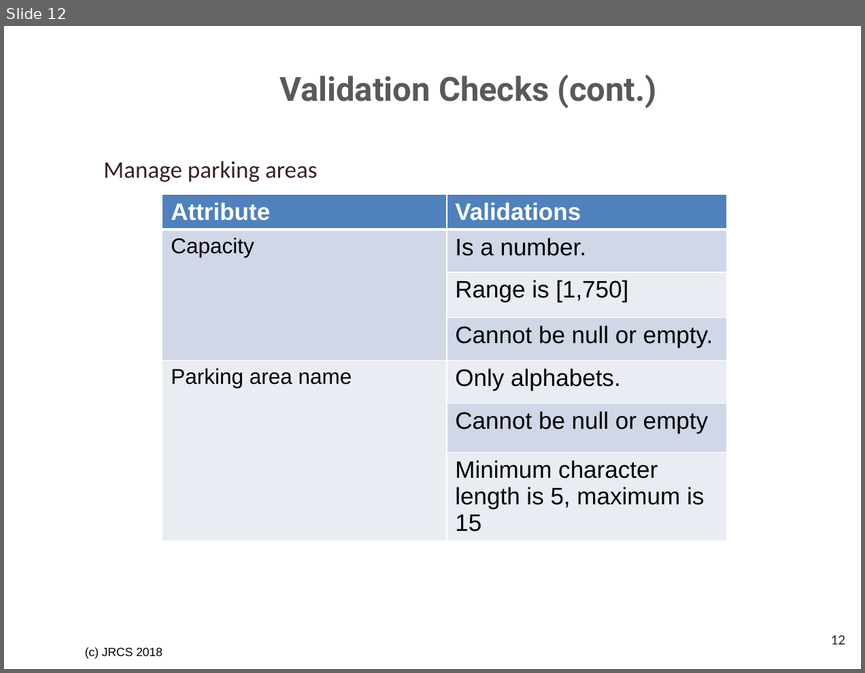
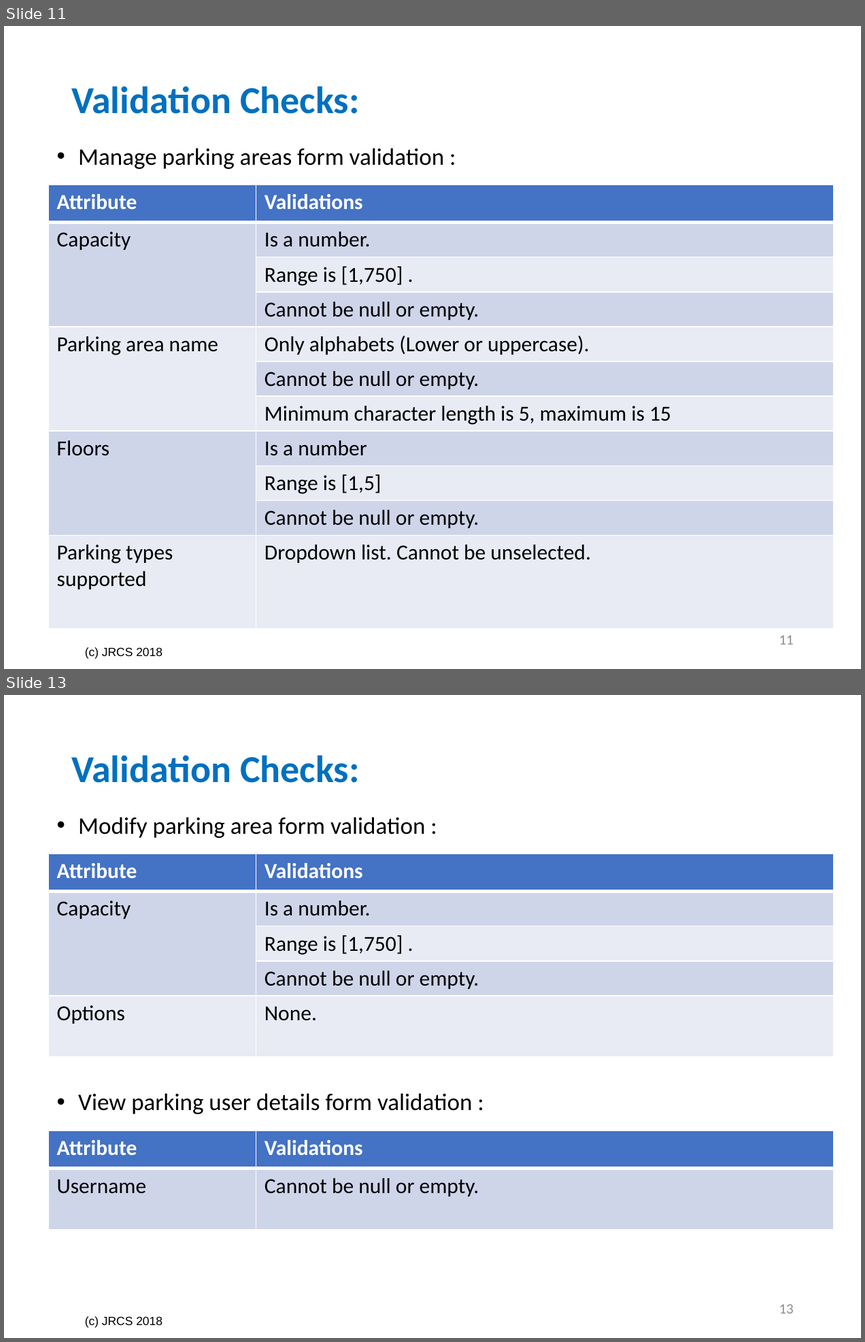
Before and after one commit to SrihariShastry/UTA_Parking, a slide deck: Project_Analysis_Team_3/Validation Checks and Rules Tables.pptx. Shown one above the other, each under a label of ours: slide 12 before the commit, slides 11 and 13 after it; the slides between them are not shown. The pictures are 865x673 and 865x1342 pixels, drawn with LibreOffice and Linux fonts; fonts in the diff are those of the drawing; background and template pictures are left out. Boxes give left, top, right and bottom in pixels: in the first picture for what was removed or moved away, otherwise in the second. Text is boxed around its words. In the diff, an @@ line names an element or a change of style, - is before the commit and + after.

Commit message:
Reviewed validations and rules ppt

```diff
--- a/Project_Analysis_Team_3/Validation Checks and Rules Tables.pptx
+++ b/Project_Analysis_Team_3/Validation Checks and Rules Tables.pptx
@@ slide 13 added at [4,695,861,1338], background #FFFFFF; not listed: 1 template element that a slide beside it also shows @@
@@ title added at [71,755,359,783], 32 pt, text #0070C0, bold @@
+Validation Checks:
@@ text added at [78,817,425,838], 20 pt, text #000000 @@
+• Modify parking area form validation :
@@ table added at [49,853,834,1054], 5 rows, 2 columns @@
+Attribute | Validations
+Capacity | Is a number.
+ | Range is [1,750] .
+ | Cannot be null or empty.
+Options | None.
@@ text added at [78,1093,472,1114], 20 pt, text #000000 @@
+• View parking user details form validation :
@@ table added at [49,1130,834,1228], 2 rows, 2 columns @@
+Attribute | Validations
+Username | Cannot be null or empty.
@@ page number added at [779,1304,793,1313], 12 pt, text #8C8C8C @@
+13
@@ what was slide 12 is now slide 11 @@
@@ slide 11 changed as well @@
@@ title at [71,86,359,114]: text changed; size 28 to 32 pt; font Roboto to Calibri; text colour #595959 to #0070C0 @@
-Validation Checks (cont.)
+Validation Checks:
@@ text at [78,148,444,169]: text changed; text colour #3A2222 to #000000 @@
-Manage parking areas
+• Manage parking areas form validation :
@@ table at [49,184,834,624] @@
-row 3, column 2: Range is [1,750]
+row 3, column 2: Range is [1,750] .
-row 5, column 2: Only alphabets.
+row 5, column 2: Only alphabets (Lower or uppercase).
-row 6, column 2: Cannot be null or empty
+row 6, column 2: Cannot be null or empty.
+row 8: Floors | Is a number
+row 9:  | Range is [1,5]
+row 10:  | Cannot be null or empty.
+row 11: Parking types supported | Dropdown list. Cannot be unselected.
@@ table: place and size @@
-table at [162,194,727,534]
+table at [49,184,834,624]
@@ page number added at [779,635,793,644], 12 pt, text #8C8C8C @@
+11
@@ page number removed at [831,635,845,644] @@
-12
```
Also in this commit, not shown: 10 other slides changed, 10 other slides added, 13 slides removed, 9 other files.
